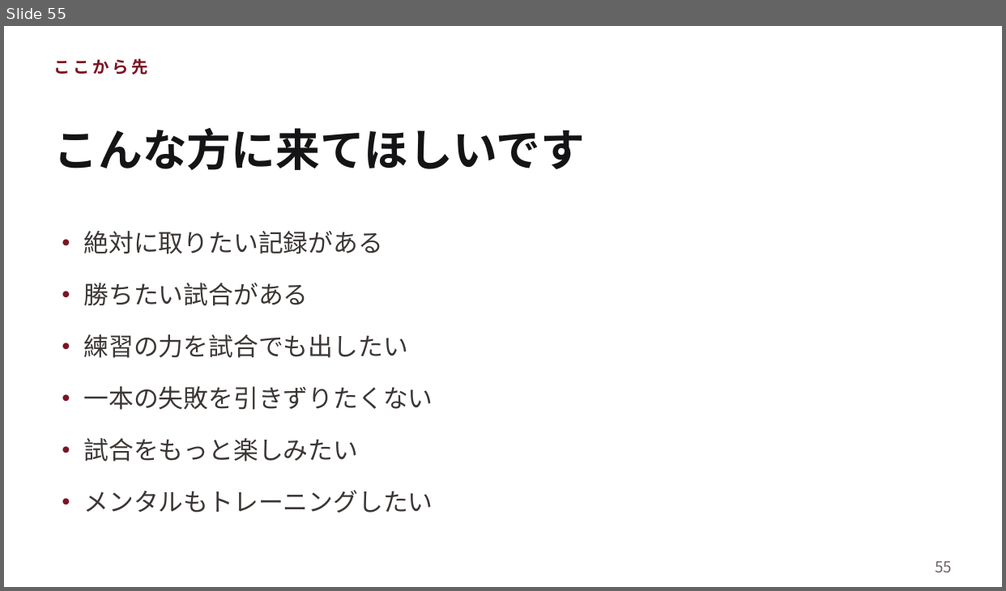
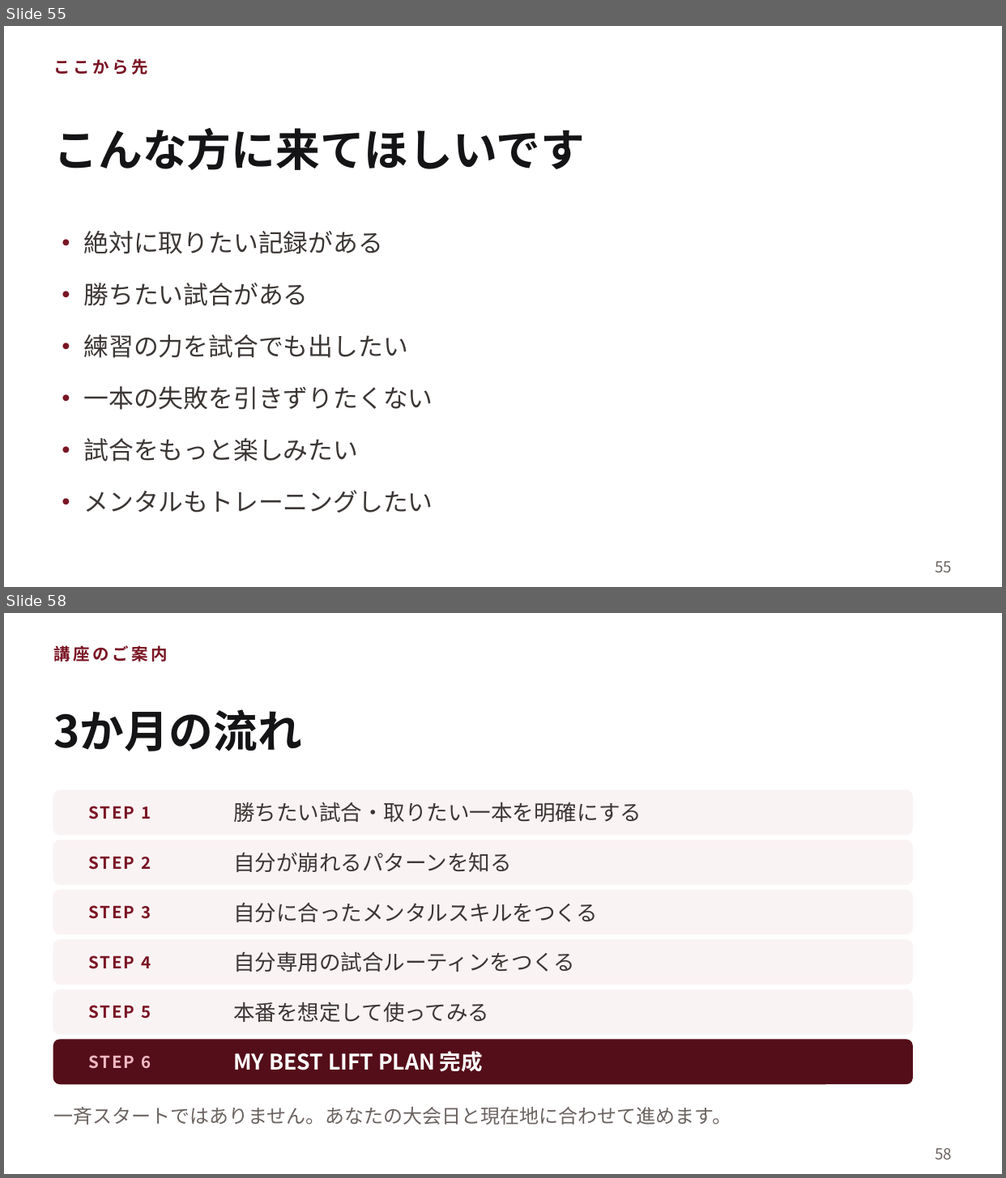
Before and after one commit to shiori0823/shiorin-trainer, a slide deck: seminar/seminar-dekita.pptx. Shown one above the other, each under a label of ours: slide 55 before the commit, slides 55 and 58 after it; the slides between them are not shown. The pictures are 1006x591 and 1006x1178 pixels, drawn with LibreOffice and Linux fonts; fonts in the diff are those of the drawing. Boxes give left, top, right and bottom in pixels: in the first picture for what was removed or moved away, otherwise in the second. Text is boxed around its words. In the diff, an @@ line names an element or a change of style, - is before the commit and + after.

```diff
--- a/seminar/seminar-dekita.pptx
+++ b/seminar/seminar-dekita.pptx
@@ slide 58 added at (x1=4, y1=613, x2=1002, y2=1174), background #FFFFFF @@
@@ text added at (x1=54, y1=645, x2=168, y2=662), 12 pt, text #7A1524, bold @@
+講座のご案内
@@ text added at (x1=54, y1=709, x2=302, y2=752), 32 pt, text #141416, bold @@
+3か月の流れ
@@ rounded rectangle added at (x1=54, y1=790, x2=912, y2=835), fill #FAF3F4, outline #FAF3F4 1 pt @@
@@ text added at (x1=89, y1=806, x2=151, y2=820), 12 pt, text #7A1524, bold @@
+STEP 1
@@ text added at (x1=233, y1=802, x2=641, y2=822), 15.5 pt, text #3B3634 @@
+勝ちたい試合・取りたい一本を明確にする
@@ rounded rectangle added at (x1=54, y1=841, x2=912, y2=884), fill #FAF3F4, outline #FAF3F4 1 pt @@
@@ text added at (x1=233, y1=852, x2=511, y2=872), 15.5 pt, text #3B3634 @@
+自分が崩れるパターンを知る
@@ text added at (x1=89, y1=856, x2=151, y2=870), 12 pt, text #7A1524, bold @@
+STEP 2
@@ rounded rectangle added at (x1=54, y1=890, x2=912, y2=935), fill #FAF3F4, outline #FAF3F4 1 pt @@
@@ text added at (x1=233, y1=902, x2=598, y2=922), 15.5 pt, text #3B3634 @@
+自分に合ったメンタルスキルをつくる
@@ text added at (x1=89, y1=905, x2=151, y2=919), 12 pt, text #7A1524, bold @@
+STEP 3
@@ rounded rectangle added at (x1=54, y1=940, x2=912, y2=984), fill #FAF3F4, outline #FAF3F4 1 pt @@
@@ text added at (x1=233, y1=952, x2=575, y2=972), 15.5 pt, text #3B3634 @@
+自分専用の試合ルーティンをつくる
@@ text added at (x1=89, y1=956, x2=151, y2=969), 12 pt, text #7A1524, bold @@
+STEP 4
@@ rounded rectangle added at (x1=54, y1=990, x2=912, y2=1034), fill #FAF3F4, outline #FAF3F4 1 pt @@
@@ text added at (x1=89, y1=1005, x2=151, y2=1019), 12 pt, text #7A1524, bold @@
+STEP 5
@@ text added at (x1=233, y1=1002, x2=489, y2=1023), 15.5 pt, text #3B3634 @@
+本番を想定して使ってみる
@@ rounded rectangle added at (x1=54, y1=1040, x2=912, y2=1084), fill #540E19, outline #540E19 1 pt @@
@@ text added at (x1=89, y1=1055, x2=151, y2=1069), 12 pt, text #F0B9C3, bold @@
+STEP 6
@@ text added at (x1=233, y1=1051, x2=483, y2=1072), 15.5 pt, text #FFFFFF, bold @@
+MY BEST LIFT PLAN 完成
@@ text added at (x1=54, y1=1107, x2=732, y2=1125), 14 pt, text #6B6360 @@
+一斉スタートではありません。あなたの大会日と現在地に合わせて進めます。
@@ text added at (x1=935, y1=1148, x2=952, y2=1160), 11 pt, text #6B6360 @@
+58
```
Also in this commit, not shown: 3 slides changed, 4 other slides added, 2 other files.
